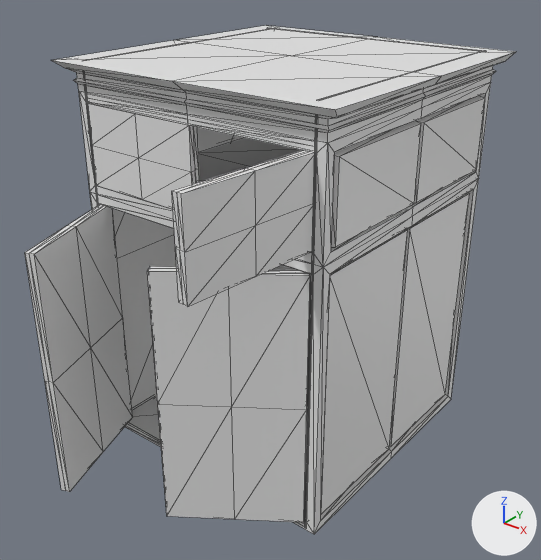
A saved change to the FBX model PlayAwardSrc/Assets/PlayAward/Gfx/FBX/armario_puerta/armario.FBX.
Rendered twice from a camera (50 mm lens) standing at (3.82, -5.04, 4.53) and looking at (0.13, -0.43, 1.67). The axes (+X, +Y, +Z) are drawn at lower right. The lights are the same throughout. Mesh edges are drawn as thin lines. Where no turn or scale is listed for an object, it has been applied to the vertices.

The first picture shows 'armario', 'armario_cajonsuperiorderecho', 'armario_cajonsuperiorizquierdo', 'armario_puertainferiorderecha', 'armario_puertainferiorizquierda'.
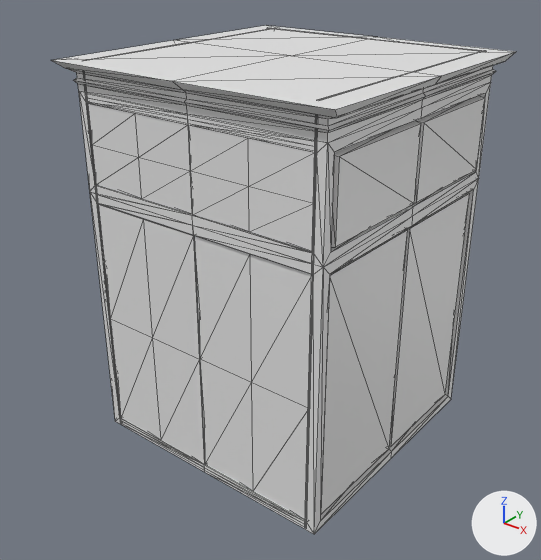
Where the newer file only moved an object's origin or applied its transform, the numbers keep the older frame.

Pixel boxes (x1, y1, x2, y2) of what changed, in the pictures (541 x 560 px):
'armario_puertainferiorderecha', mesh turned: before (147, 266, 310, 522); after (195, 236, 311, 519)
'armario_puertainferiorizquierda', deleted: before (25, 205, 132, 492)
'armario_puertainferiorderecha001', added: after (99, 204, 205, 465)
'armario_cajonsuperiorderecho', reshaped (11% narrower, 19% shorter): before (172, 150, 315, 307); after (189, 125, 316, 252)
'armario_cajonsuperiorizquierdo', mesh rescaled, moved (6% narrower): before (87, 103, 199, 209); after (88, 103, 193, 214)

The change in detail:
me_mesh_001 has 26 vertices, 48 faces and spans x -0.019..1.118, y -0.081..0.0, z -0.345..0.345.
me_mesh_001 is used by ob_armario_cajonsuperiorizquierdo; location (-1.102, -1.144, 2.832).
me_mesh_001 part 3: the whole mesh is scaled about its middle by (0.99, 1, 1), then moved by (-0.077, 0.0, 0.0).
me_mesh_004 is used by ob_armario_cajonsuperiorderecho; location (1.041, -1.206, 2.832).
me_mesh_004 had 26 vertices, 48 faces and spanned x -0.097..0.083, y -1.115..0.025, z -0.345..0.345.
me_mesh_004 now has 26 vertices, 48 faces and spans x -1.038..0.087, y -0.012..0.07, z -0.345..0.345.
me_mesh_004 part 2: 26 of 26 vertices moved; they spanned x -0.097..0.083, y -1.115..0.025, z -0.345..0.345 and now span x -1.038..0.087, y -0.012..0.07, z -0.345..0.345; mean shift (-0.469, 0.574, 0.0); largest move (-0.097, -1.108, -0.345) -> (-1.038, 0.07, -0.345).
me_mesh_003 has 26 vertices, 48 faces and spans x -0.91..0.07, y -0.7..0.01, z -1.12..1.12.
me_mesh_003 is used by ob_armario_puertainferiorderecha; location (1.055, -1.181, 1.195).
me_mesh_003 part 1: the whole mesh is turned -35 degrees about the z axis through its middle, then moved by (-0.07, 0.36, 0.0).
Mesh me_mesh_004_1 is new.
It has 26 vertices, 48 faces and spans x -0.1..1.03, y -0.08..0.0, z -1.12..1.12.
Object 'armario_cajonsuperiorizquierdo' (ob_armario_cajonsuperiorizquierdo) moves from (-1.102, -1.144, 2.832) to (-1.038, -1.135, 2.832).
Object 'armario_puertainferiorizquierda' (ob_armario_puertainferiorizquierda) is deleted.
Object 'armario_puertainferiorderecha001' (ob_armario_puertainferiorderecha001) is new; it shows me_mesh_004_1.
Its location is (-1.03, -1.135, 1.195).
